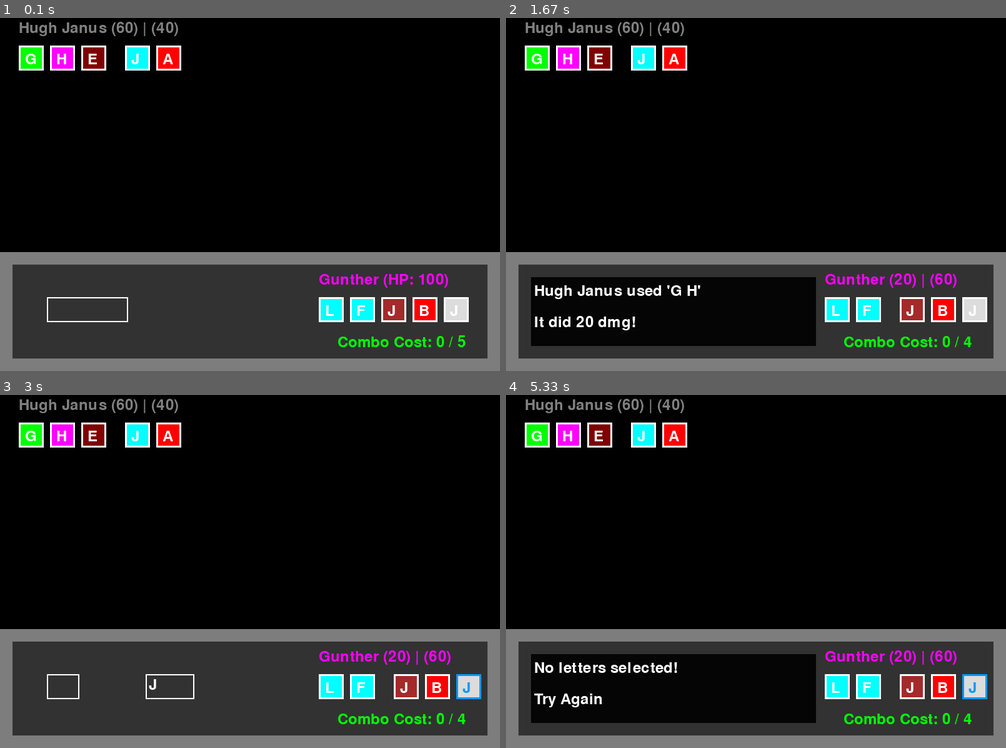
Above: before the commit, frames 1-4 (two rows, left to right).
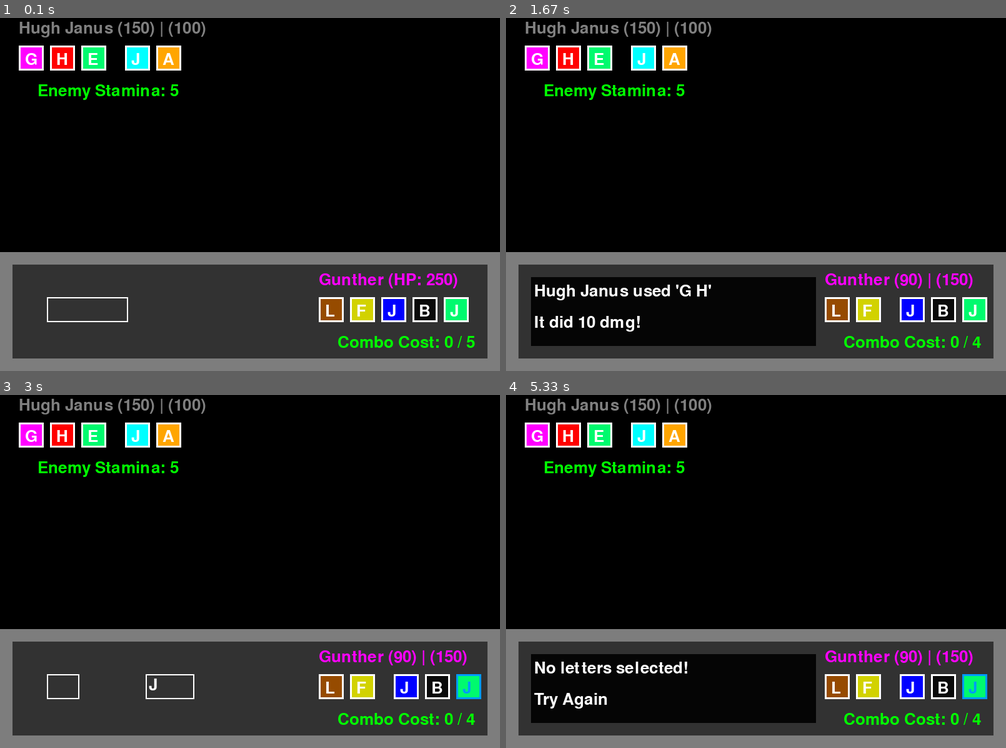
Above: after the commit, the same moments.

Repository: LWhite200/pygames
Game: pygame game, started from WordBound/WordBound.py
Two runs of this game, one before a commit and one after it. Both use one fixed random seed, a clock stepped at 60 frames per second and the inputs below.
Inputs (mouse positions are in pixels of both pictures, inside the frame that each line leads up to):
- Up to frame 1 (0.1 s): no input
- Up to frame 2 (1.67 s): click "L" at 0.38 s; click "F" at 0.72 s; tap Tab at 1 s; click "J" at 1.38 s
- Up to frame 3 (3 s): click "B" at 1.72 s; click (250, 606) at 2.05 s; click "J" at 2.88 s
- Up to frame 4 (5.33 s): tap Enter at 3.17 s; click "G" at 3.55 s; tap Space at 3.83, 5.07 s; click (636, 624) at 4.22 s

The runs differ from the first frame. In frame 1, 4.3% of the frame differs, in the area x 3-95%, y 1-94%; in frame 2, 5.4%, in the area x 3-96%, y 1-94%; in frame 3, 4.4%; in frame 4, 5.2%.

Commit message:
Add files via upload

Diff:
--- a/WordBound/WordBound.py
+++ b/WordBound/WordBound.py
@@ -1,5 +1,6 @@
 import pygame # type: ignore
 import random
+from objs import deity
 
 # Initialize PyGame
 pygame.init()
@@ -17,18 +18,16 @@
 BLUE = (0, 255, 255)
 
 # Fonts
-font = pygame.font.Font(None, 36)
+font = pygame.font.Font(None, 38)
 bigfont = pygame.font.Font(None, 48)
-
-
 
 def color_mapping(color_name):
     color_dict = {
 
         "red":    (255, 0, 0),
         "blue":   (0, 0, 255),
-        "green":  (0, 255, 0),
-        "brown":  (165, 42, 42),  # Brown
+        "green":  (0, 240, 0),
+        "brown":  (150, 75, 0),  # Brown
         "lime":   (0, 250, 110),
         "yellow": (210, 210, 0),
 
@@ -91,31 +90,10 @@
     "maroon": ["brown", "lime", "cyan"],
 }
 
-
-# Letter class
-class Letter:
-    def __init__(self, char):
-        self.char = char.upper()
-        self.battleType = self.ranColor()
-        self.color1 = color_mapping(self.battleType)
-        self.power = 50 if self.char in ["A", "B"] else 10
-        self.tier = random.randint(0, 2) # the stamina it takes to use in a combo
-        print(str(self.tier))
-        self.accuracy = 100
-
-    def ranColor(self):
-        colors = ["red", "blue", "green", "brown", "lime", "yellow", "black", "white", "grey", "cyan", "magenta", "orange", "purple", "maroon"]
-        ccc = random.choice(colors)
-        print(str(ccc))
-        return ccc
-
-    def draw(self, x, y, selected=False, hovered=False, isPlayer1=True, playerChoose=True):
-        # Adjust size and color if hovered and not selected
+def drawLetter(letter, x, y, selected=False, hovered=False, isPlayer1=True, playerChoose=True):
         global curDialog
-
         boxX, boxY = x, y
         curFont = font
-
         if hovered and not selected and isPlayer1 and not playerChoose and not curDialog:
             x -= 4
             y -= 4
@@ -123,115 +101,57 @@
             rect_size = 50  # Slightly bigger
             boxX -= 5
             boxY -= 5
-            color = tuple(max(0, c - 75) for c in self.color1)  # Darker color
+            color = tuple(max(0, c - 75) for c in letter.color1)  # Darker color
         else:
             rect_size = 40
-            color = self.color1
-
+            color = letter.color1
         pygame.draw.rect(screen, color, (boxX, boxY, rect_size, rect_size))
         border_color = (0, 155, 255) if selected else (255, 255, 255)
         pygame.draw.rect(screen, border_color, (boxX, boxY, rect_size, rect_size), 3)
-        text = curFont.render(self.char, True, border_color)
+        text = curFont.render(letter.char, True, border_color)
         screen.blit(text, (x + 10, y + 10))
 
-class Deity:
-    def __init__(self, name, letters, startMultipleDebug):
-        self.name = name
-        self.maxHP = 100
-        self.maxSpeed = random.randint(50, 101)
-
-        if startMultipleDebug:
-            self.letters = letters[:3]  # List of Letter objects
-            self.letters2 = letters[3:]  # empty
-
-            calcHP = len(self.letters) / (len(self.letters)+len(self.letters2))
-            self.curHP = int(self.maxHP * calcHP)
-            self.curHP2 = int(self.maxHP - self.curHP)
-
-            self.speed = int(self.maxSpeed * calcHP)
-            self.speed2 = int(self.maxSpeed - self.maxSpeed)
-        else:
-            self.letters = letters  # List of Letter objects
-            self.letters2 = []  # empty
-            self.curHP = self.maxHP
-            self.curHP2 = 0
-            self.speed = self.maxSpeed
-            self.speed2 = 0
-
-        self.comboStamina = 5
-        self.physical = 100
-        self.special = 100
-        self.lets = []  # Initialize lets
-        self.lets2 = []  # Initialize lets
-        self.battleType = self.randType()
-
-    def take_damage(self, damage):
-        self.curHP -= damage
-        if self.curHP < 0:
-            self.curHP = 0
-
-    def take_damage2(self, damage):
-        self.curHP2 -= damage
-        if self.curHP2 < 0:
-            self.curHP2 = 0
-
-    def draw(self, x, y, isPlayer1, playerChoose):
-        text = font.render(f"{self.name} (HP: {self.curHP})", True, color_mapping(self.battleType))
-        if self.letters2:
-            text = font.render(f"{self.name} ({self.curHP}) | ({self.curHP2})", True, color_mapping(self.battleType))
+
+def drawDeity(deity, x, y, isPlayer1, playerChoose):
+        text = font.render(f"{deity.name} (HP: {deity.curHP})", True, color_mapping(deity.battleType))
+        if deity.letters2:
+            text = font.render(f"{deity.name} ({deity.curHP}) | ({deity.curHP2})", True, color_mapping(deity.battleType))
         screen.blit(text, (x - 10, y + 10))
 
         spaceBetweenGroups = 10  # The space between the two groups of letters
 
-        # Draw letters in the first group (self.letters), offset a bit to the left
-        for i, letter in enumerate(self.letters):
-            newX = x + i * 50 - 10  if not self.letters2 else x + i * 50 - 10
+        # Draw letters in the first group (deity.letters), offset a bit to the left
+        for i, letter in enumerate(deity.letters):
+            newX = x + i * 50 - 10  if not deity.letters2 else x + i * 50 - 10
             newY = y + 50
 
             mouse_pos = pygame.mouse.get_pos()
             hovered = newX <= mouse_pos[0] <= newX + 40 and newY <= mouse_pos[1] <= newY + 40
-            letter.draw(newX, newY, letter in self.lets or letter in self.lets2, hovered, isPlayer1, playerChoose)
-
-        # Draw letters in the second group (self.letters2), to the right of the first group
-        for i, letter in enumerate(self.letters2):
-            newX = x + (len(self.letters) * 50) + spaceBetweenGroups + i * 50  # Positioning to the right of the first group
+            drawLetter(letter, newX, newY, letter in deity.lets or letter in deity.lets2, hovered, isPlayer1, playerChoose)
+
+        # Draw letters in the second group (deity.letters2), to the right of the first group
+        for i, letter in enumerate(deity.letters2):
+            newX = x + (len(deity.letters) * 50) + spaceBetweenGroups + i * 50  # Positioning to the right of the first group
             newY = y + 50
 
             mouse_pos = pygame.mouse.get_pos()
             hovered = newX <= mouse_pos[0] <= newX + 40 and newY <= mouse_pos[1] <= newY + 40
-            letter.draw(newX, newY, letter in self.lets or letter in self.lets2, hovered, isPlayer1, playerChoose)
+            drawLetter(letter, newX, newY, letter in deity.lets or letter in deity.lets2, hovered, isPlayer1, playerChoose)
 
         # Display combo stamina (for player1)
         if isPlayer1:
             stamina_cost = player1.calculate_combo_stamina_cost()
-            color = GREEN if stamina_cost <= self.comboStamina else RED
-            stamina_text = font.render(f"Combo Cost: {stamina_cost} / {self.comboStamina}", True, color)
+            color = GREEN if stamina_cost <= deity.comboStamina else RED
+            stamina_text = font.render(f"Combo Cost: {stamina_cost} / {deity.comboStamina}", True, color)
             screen.blit(stamina_text, (x + 20, y + 110))
-
-
-    def calculate_combo_stamina_cost(self):
-        # Only calculate stamina cost if more than one letter is selected (from both lets and lets2)
-        if len(self.lets) + len(self.lets2) > 1:
-            # Combine both lets and lets2, and calculate the sum of tiers, skipping the first letter
-            combined_letters = self.lets[1:] + self.lets2[1:]
-            return sum(letter.tier for letter in combined_letters)  # Skip the first letter
-        return 0  # No cost for a single letter
-
-
-
-    def update_stamina(self, cost):
-        self.comboStamina -= cost
-        if self.comboStamina < 0:
-            self.comboStamina = 0
-
-    def randType(self):
-        colors = ["red", "blue", "green", "brown", "lime", "yellow", "black", "white", "grey", "cyan", "magenta", "orange", "purple", "maroon"]
-        return random.choice(colors)
-
+        else:
+            color = GREEN if 0 < deity.comboStamina else RED
+            stamina_text = font.render(f"Enemy Stamina: {deity.comboStamina}", True, color)
+            screen.blit(stamina_text, (x + 20, y + 110))
 
 def get_random_letters():
     letter_options = ['A', 'A', 'B', 'B', 'C', 'D', 'E', 'F', 'G', 'H', 'I', 'J', 'K', 'L']
-    return [Letter(random.choice(letter_options)) for _ in range(5)]
+    return [deity.Letter(random.choice(letter_options)) for _ in range(5)]
 
 
 def enemy_choose_letters(enemy):
@@ -251,7 +171,7 @@
 SSC = [False, False, False, False]
 
 # word = word Attacking   |   opp = deity being attacked (left and right side have same type/defense)
-def calculate_damage(word, opp):
+def calculate_damage(word, opp, play):
     global curDialog
 
     aboveOrBelow = sum(letter.power for letter in word)
@@ -278,8 +198,6 @@
         curDialog.append(f"")
 
     return base_damage
-
-
 
 curDialog = []
 
@@ -345,8 +263,8 @@
 
 
 
-player1 = Deity("Gunther", get_random_letters(), False)
-player2 = Deity("Hugh Janus", get_random_letters(), True)
+player1 = deity.Deity("Gunther", get_random_letters(), False)
+player2 = deity.Deity("Hugh Janus", get_random_letters(), True)
 
 def main():
     global curDialog, SSC
@@ -481,7 +399,7 @@
                 p1, p2 = player1, player2
                 move1, move2 = player1.lets, enemy_choose_letters(player2)
 
-                dmg2 = calculate_damage(move2, p1)
+                dmg2 = calculate_damage(move2, p1, p2)
                 p1.take_damage(dmg2)
                 curDialog.append(f"{p2.name} used '{' '.join([letter.char for letter in move2])}' ")
                 curDialog.append(f"It did {dmg2} dmg!")
@@ -530,7 +448,7 @@
                     elif side and person.curHP2 <= 0:
                         continue
 
-                    dmg = calculate_damage(move, targDeity)
+                    dmg = calculate_damage(move, targDeity, person)
 
                     # Determine which HP to update (left or right)
                     peekHP = 0
@@ -578,8 +496,8 @@
             playerChoose = True  # Reset for the next turn
 
         # Draw players
-        player1.draw(playX, playY, True, sideSelect)
-        player2.draw(enemX, enemY, False, playerChoose)
+        drawDeity(player1, playX, playY, True, sideSelect)
+        drawDeity(player2, enemX, enemY, False, playerChoose)
 
         # Draw input wordbox, current word being formed
         # font size is 36, 26
--- /dev/null
+++ b/WordBound/objs/deity.py
@@ -0,0 +1,151 @@
+import pygame # type: ignore
+import random
+
+# Initialize PyGame
+pygame.init()
+
+def color_mapping(color_name):
+    color_dict = {
+
+        "red":    (255, 0, 0),
+        "blue":   (0, 0, 255),
+        "green":  (0, 240, 0),
+        "brown":  (150, 75, 0),  # Brown
+        "lime":   (0, 250, 110),
+        "yellow": (210, 210, 0),
+
+        # Magical/Special Types
+        "black":  (10, 10, 10),
+        "white":  (220, 220, 220),
+        "grey":   (128, 128, 128),
+        "cyan":   (0, 255, 255),
+        "magenta":(255, 0, 255),
+        "orange": (255, 165, 0),
+        "purple": (128, 0, 128),
+        "maroon": (128, 0, 0),
+    }
+    return color_dict.get(color_name, (0, 0, 0))  # Default to black if color not found
+
+# Letter class
+class Letter:
+    def __init__(self, char):
+        self.char = char.upper()
+        self.battleType = self.ranColor()
+        self.color1 = color_mapping(self.battleType)
+        self.tier = random.randint(0, 2)
+
+        self.power = 50 if self.char in ["A", "B"] else 5
+        self.statChange = "" if self.char in ["A", "B"] else self.getStatChange(self.char)
+
+        self.accuracy = 100
+
+    def getStatChange(self, letter):
+
+        #stat change
+        if letter == "C":
+            return "accuracy, increase, user"
+
+        elif letter == "D":
+            return "accuracy, decrease, opp"
+
+        # status
+        elif letter == "E":
+            return "accuracy, increase, user"
+
+        # Heal
+        elif letter == "F":
+            return "accuracy, decrease, opp"
+
+        # Protect if first, else defense buff current turn
+        elif letter == "G":
+            return "accuracy, decrease, opp"
+
+        # Current Move Accuracy increase, no miss?
+        elif letter == "H":
+            return "accuracy, decrease, opp"
+
+        # Changes weather if out front, else temporary current turn weather change
+        elif letter == "I":
+            return "accuracy, decrease, opp"
+
+        # User cannot switch out [j, idk abouit k and L]
+        else:
+            return "accuracy, decrease, opp"
+
+    def getRandomStat(self, isStatus):
+        if not isStatus:
+            return random.choice(["speed", "physical", "special", "accuracy"])
+
+    def ranColor(self):
+        colors = ["red", "blue", "green", "brown", "lime", "yellow", "black", "white", "grey", "cyan", "magenta", "orange", "purple", "maroon"]
+        ccc = random.choice(colors)
+        return ccc
+
+
+
+
+
+class Deity:
+    def __init__(self, name, letters, startMultipleDebug):
+        self.name = name
+        self.maxHP = 250
+        self.maxSpeed = random.randint(50, 101)
+
+        if startMultipleDebug:
+            self.letters = letters[:3]  # List of Letter objects
+            self.letters2 = letters[3:]  # empty
+
+            calcHP = len(self.letters) / (len(self.letters)+len(self.letters2))
+            self.curHP = int(self.maxHP * calcHP)
+            self.curHP2 = int(self.maxHP - self.curHP)
+
+            self.speed = int(self.maxSpeed * calcHP)
+            self.speed2 = int(self.maxSpeed - self.maxSpeed)
+        else:
+            self.letters = letters  # List of Letter objects
+            self.letters2 = []  # empty
+            self.curHP = self.maxHP
+            self.curHP2 = 0
+            self.speed = self.maxSpeed
+            self.speed2 = 0
+
+        self.comboStamina = 5
+        self.physical = 100
+        self.special = 100
+        self.accuracy = 100
+        self.lets = []  # Initialize lets
+        self.lets2 = []  # Initialize lets
+        self.battleType = self.randType()
+
+    def take_damage(self, damage):
+        self.curHP -= damage
+        if self.curHP < 0:
+            self.curHP = 0
+
+    def take_damage2(self, damage):
+        self.curHP2 -= damage
+        if self.curHP2 < 0:
+            self.curHP2 = 0
+
+
+
+
+
+    def calculate_combo_stamina_cost(self):
+        # Only calculate stamina cost if more than one letter is selected (from both lets and lets2)
+        if len(self.lets) + len(self.lets2) > 1:
+            # Combine both lets and lets2, and calculate the sum of tiers, skipping the first letter
+            combined_letters = self.lets[1:] + self.lets2[1:]
+            return sum(letter.tier for letter in combined_letters)  # Skip the first letter
+        return 0  # No cost for a single letter
+
+
+
+    def update_stamina(self, cost):
+        self.comboStamina -= cost
+        if self.comboStamina < 0:
+            self.comboStamina = 0
+
+    def randType(self):
+        colors = ["red", "blue", "green", "brown", "lime", "yellow", "black", "white", "grey", "cyan", "magenta", "orange", "purple", "maroon"]
+        return random.choice(colors)
--- /dev/null
+++ b/WordBound/objs/letter.py
@@ -0,0 +1,106 @@
+# letter.py
+
+import random
+import pygame # type: ignore
+
+# Fonts
+font = pygame.font.Font(None, 38)
+bigfont = pygame.font.Font(None, 48)
+
+def color_mapping(color_name):
+    color_dict = {
+
+        "red":    (255, 0, 0),
+        "blue":   (0, 0, 255),
+        "green":  (0, 240, 0),
+        "brown":  (150, 75, 0),  # Brown
+        "lime":   (0, 250, 110),
+        "yellow": (210, 210, 0),
+
+        # Magical/Special Types
+        "black":  (10, 10, 10),
+        "white":  (220, 220, 220),
+        "grey":   (128, 128, 128),
+        "cyan":   (0, 255, 255),
+        "magenta":(255, 0, 255),
+        "orange": (255, 165, 0),
+        "purple": (128, 0, 128),
+        "maroon": (128, 0, 0),
+    }
+    return color_dict.get(color_name, (0, 0, 0))  # Default to black if color not found
+
+# Letter class
+class Letter:
+    def __init__(self, char):
+        self.char = char.upper()
+        self.battleType = self.ranColor()
+        self.color1 = color_mapping(self.battleType)
+        self.tier = random.randint(0, 2)
+
+        self.power = 50 if self.char in ["A", "B"] else 5
+        self.statChange = "" if self.char in ["A", "B"] else self.getStatChange(self.char)
+
+        self.accuracy = 100
+
+    def getStatChange(self, letter):
+
+        #stat change
+        if letter == "C":
+            return "accuracy, increase, user"
+
+        elif letter == "D":
+            return "accuracy, decrease, opp"
+
+        # status
+        elif letter == "E":
+            return "accuracy, increase, user"
+
+        # Heal
+        elif letter == "F":
+            return "accuracy, decrease, opp"
+
+        # Protect if first, else defense buff current turn
+        elif letter == "G":
+            return "accuracy, decrease, opp"
+
+        # Current Move Accuracy increase, no miss?
+        elif letter == "H":
+            return "accuracy, decrease, opp"
+
+        # Changes weather if out front, else temporary current turn weather change
+        elif letter == "I":
+            return "accuracy, decrease, opp"
+
+        # User cannot switch out [j, idk abouit k and L]
+        else:
+            return "accuracy, decrease, opp"
+
+    def getRandomStat(self, isStatus):
+        if not isStatus:
+            return random.choice(["speed", "physical", "special", "accuracy"])
+
+    def ranColor(self):
+        colors = ["red", "blue", "green", "brown", "lime", "yellow", "black", "white", "grey", "cyan", "magenta", "orange", "purple", "maroon"]
+        ccc = random.choice(colors)
+        return ccc
+
+    def draw(self, x, y, selected=False, hovered=False, isPlayer1=True, playerChoose=True):
+        global curDialog
+        boxX, boxY = x, y
+        curFont = font
+        if hovered and not selected and isPlayer1 and not playerChoose and not curDialog:
+            x -= 4
+            y -= 4
+            curFont = bigfont
+            rect_size = 50  # Slightly bigger
+            boxX -= 5
+            boxY -= 5
+            color = tuple(max(0, c - 75) for c in self.color1)  # Darker color
+        else:
+            rect_size = 40
+            color = self.color1
+        pygame.draw.rect(screen, color, (boxX, boxY, rect_size, rect_size))
+        border_color = (0, 155, 255) if selected else (255, 255, 255)
+        pygame.draw.rect(screen, border_color, (boxX, boxY, rect_size, rect_size), 3)
+        text = curFont.render(self.char, True, border_color)
+        screen.blit(text, (x + 10, y + 10))
